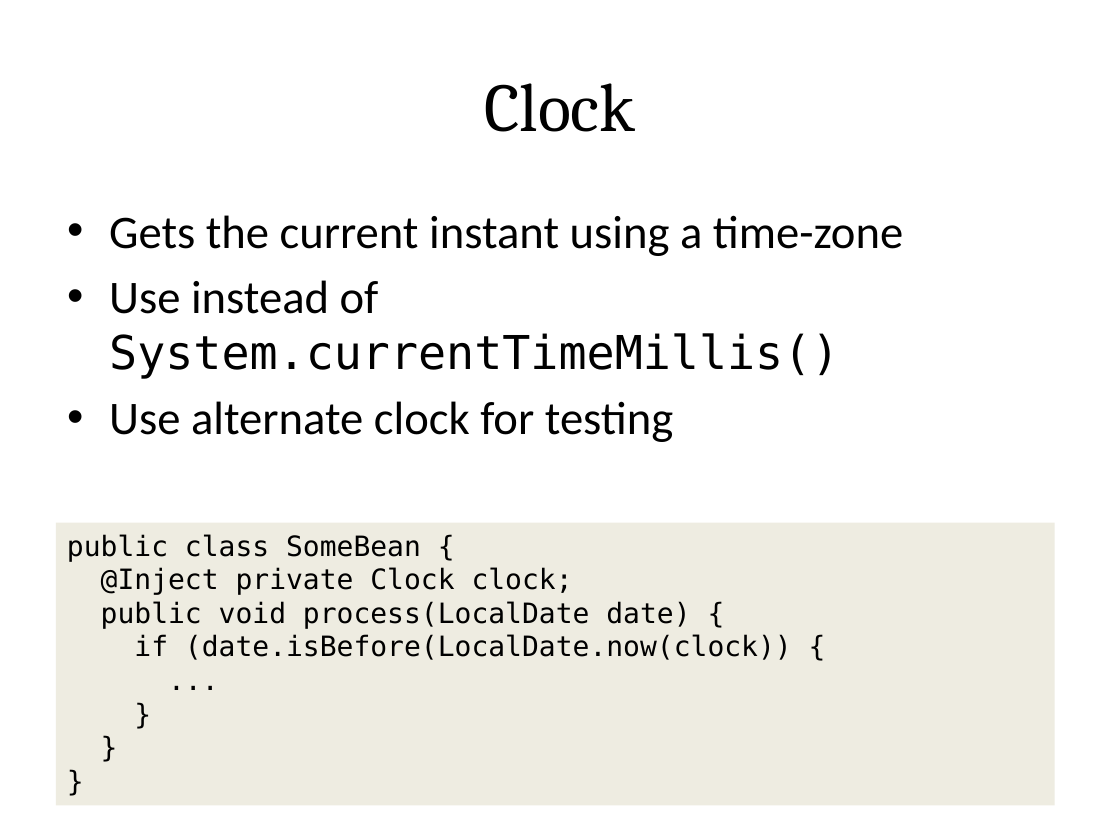
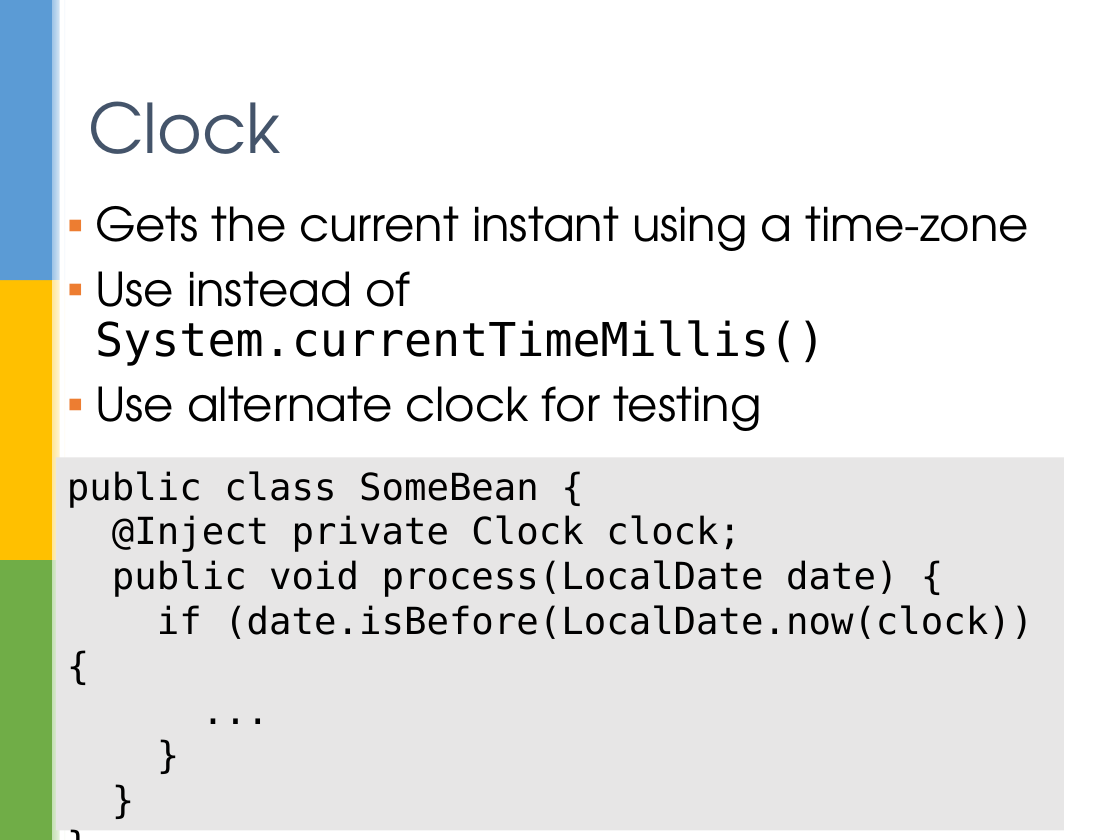
Before and after one commit to sualeh/make-a-date, a slide deck: slide 26 of Java 8 Date and Time API.pptx. Drawn at 1120x840 pixels with LibreOffice and Linux fonts; fonts in the diff are those of the drawing; background and template pictures are left out. Boxes give left, top, right and bottom in pixels: in the first picture for what was removed or moved away, otherwise in the second. Text is boxed around its words. In the diff, an @@ line names an element or a change of style, - is before the commit and + after.

```diff
--- a/Java 8 Date and Time API.pptx
+++ b/Java 8 Date and Time API.pptx
@@ group added at <box>0,0,66,840</box>: 7 rectangles @@
@@ title "Clock": place and size @@
-title "Clock" at <box>484,83,636,132</box>
+title "Clock" at <box>88,101,281,154</box>
@@ title "Clock" at <box>88,101,281,154</box>: font Cambria to TeX Gyre Adventor, text colour #000000 to #44546A; alignment centre to left @@
@@ text "Gets the current instant using ..." at <box>95,206,1029,431</box>: font Calibri to TeX Gyre Adventor in "Gets the current instant using a time-zone", "Use instead of", "Use alternate clock for testing"; bullet • to ▪; line spacing 1 to 0.9; more space between paragraphs @@
@@ rectangle "public class SomeBean {": place and size @@
-rectangle "public class SomeBean {" at <box>56,523,1055,805</box>
+rectangle "public class SomeBean {" at <box>56,457,1064,830</box>
@@ rectangle "public class SomeBean {" at <box>56,457,1064,830</box>: size 18 to 24 pt; fill #EEECE1 to #E7E6E6 @@
```
Also in this commit, not shown: 41 other slides changed.
